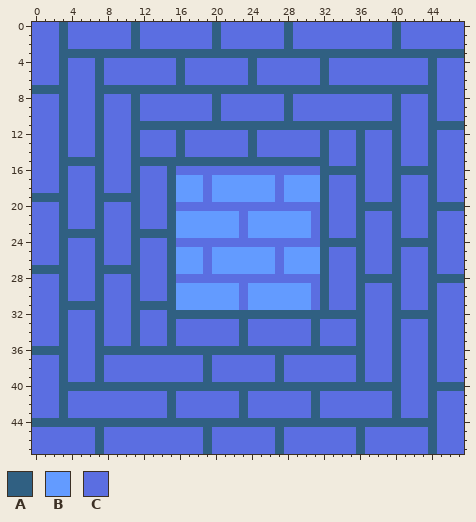
Pixel-art sprite: assets/tiles/Blue_Dungeon_Tile_Map.png. Above: the version before the commit.
The file is 96x96 pixels, drawn in blocks of 2x2; one block is one cell here.
Palette (. is transparent): A #306082  B #639bff  C #5b6ee1
Pixels before, first column x 0:
 0 CCCACCCCCCCACCCCCCCCACCCCCCCACCCCCCCCCCCACCCCCCC
 1 CCCACCCCCCCACCCCCCCCACCCCCCCACCCCCCCCCCCACCCCCCC
 2 CCCACCCCCCCACCCCCCCCACCCCCCCACCCCCCCCCCCACCCCCCC
 3 CCCAAAAAAAAAAAAAAAAAAAAAAAAAAAAAAAAAAAAAAAAAAAAA
 4 CCCACCCACCCCCCCCACCCCCCCACCCCCCCACCCCCCCCCCCACCC
 5 CCCACCCACCCCCCCCACCCCCCCACCCCCCCACCCCCCCCCCCACCC
 6 CCCACCCACCCCCCCCACCCCCCCACCCCCCCACCCCCCCCCCCACCC
 7 AAAACCCAAAAAAAAAAAAAAAAAAAAAAAAAAAAAAAAAAAAAACCC
 8 CCCACCCACCCACCCCCCCCACCCCCCCACCCCCCCCCCCACCCACCC
 9 CCCACCCACCCACCCCCCCCACCCCCCCACCCCCCCCCCCACCCACCC
10 CCCACCCACCCACCCCCCCCACCCCCCCACCCCCCCCCCCACCCACCC
11 CCCACCCACCCAAAAAAAAAAAAAAAAAAAAAAAAAAAAAACCCAAAA
12 CCCACCCACCCACCCCACCCCCCCACCCCCCCACCCACCCACCCACCC
13 CCCACCCACCCACCCCACCCCCCCACCCCCCCACCCACCCACCCACCC
14 CCCACCCACCCACCCCACCCCCCCACCCCCCCACCCACCCACCCACCC
15 CCCAAAAACCCAAAAAAAAAAAAAAAAAAAAAACCCACCCACCCACCC
16 CCCACCCACCCACCCACCCCCCCCCCCCCCCCAAAAACCCAAAAACCC
17 CCCACCCACCCACCCABBBCBBBBBBBCBBBBACCCACCCACCCACCC
18 CCCACCCACCCACCCABBBCBBBBBBBCBBBBACCCACCCACCCACCC
19 AAAACCCAAAAACCCABBBCBBBBBBBCBBBBACCCACCCACCCACCC
20 CCCACCCACCCACCCACCCCCCCCCCCCCCCCACCCAAAAACCCAAAA
21 CCCACCCACCCACCCABBBBBBBCBBBBBBBCACCCACCCACCCACCC
22 CCCACCCACCCACCCABBBBBBBCBBBBBBBCACCCACCCACCCACCC
23 CCCAAAAACCCAAAAABBBBBBBCBBBBBBBCACCCACCCACCCACCC
24 CCCACCCACCCACCCACCCCCCCCCCCCCCCCAAAAACCCAAAAACCC
25 CCCACCCACCCACCCABBBCBBBBBBBCBBBBACCCACCCACCCACCC
26 CCCACCCACCCACCCABBBCBBBBBBBCBBBBACCCACCCACCCACCC
27 AAAACCCAAAAACCCABBBCBBBBBBBCBBBBACCCACCCACCCACCC
28 CCCACCCACCCACCCACCCCCCCCCCCCCCCCACCCAAAAACCCAAAA
29 CCCACCCACCCACCCABBBBBBBCBBBBBBBCACCCACCCACCCACCC
30 CCCACCCACCCACCCABBBBBBBCBBBBBBBCACCCACCCACCCACCC
31 CCCAAAAACCCAAAAABBBBBBBCBBBBBBBCACCCACCCACCCACCC
32 CCCACCCACCCACCCAAAAAAAAAAAAAAAAAAAAAACCCAAAAACCC
33 CCCACCCACCCACCCACCCCCCCACCCCCCCACCCCACCCACCCACCC
34 CCCACCCACCCACCCACCCCCCCACCCCCCCACCCCACCCACCCACCC
35 CCCACCCACCCACCCACCCCCCCACCCCCCCACCCCACCCACCCACCC
36 AAAACCCAAAAAAAAAAAAAAAAAAAAAAAAAAAAAACCCACCCACCC
37 CCCACCCACCCCCCCCCCCACCCCCCCACCCCCCCCACCCACCCACCC
38 CCCACCCACCCCCCCCCCCACCCCCCCACCCCCCCCACCCACCCACCC
39 CCCACCCACCCCCCCCCCCACCCCCCCACCCCCCCCACCCACCCACCC
40 CCCAAAAAAAAAAAAAAAAAAAAAAAAAAAAAAAAAAAAAACCCAAAA
41 CCCACCCCCCCCCCCACCCCCCCACCCCCCCACCCCCCCCACCCACCC
42 CCCACCCCCCCCCCCACCCCCCCACCCCCCCACCCCCCCCACCCACCC
43 CCCACCCCCCCCCCCACCCCCCCACCCCCCCACCCCCCCCACCCACCC
44 AAAAAAAAAAAAAAAAAAAAAAAAAAAAAAAAAAAAAAAAAAAAACCC
45 CCCCCCCACCCCCCCCCCCACCCCCCCACCCCCCCCACCCCCCCACCC
46 CCCCCCCACCCCCCCCCCCACCCCCCCACCCCCCCCACCCCCCCACCC
47 CCCCCCCACCCCCCCCCCCACCCCCCCACCCCCCCCACCCCCCCACCC
New version:
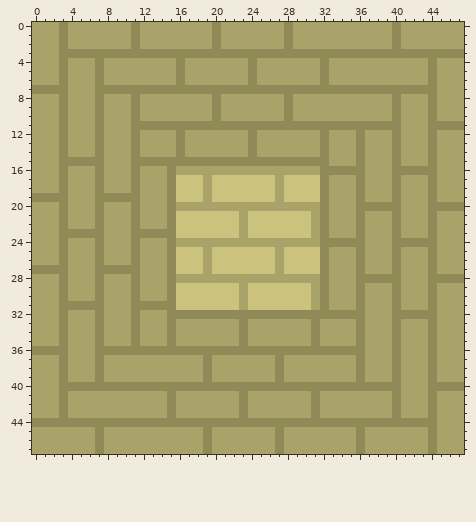
Commit: updated tiles to be brown/sand colored
Change:
Colour A changes from #306082 to #908a59.
Colour B changes from #639bff to #cbc37d.
Colour C changes from #5b6ee1 to #aaa369.
